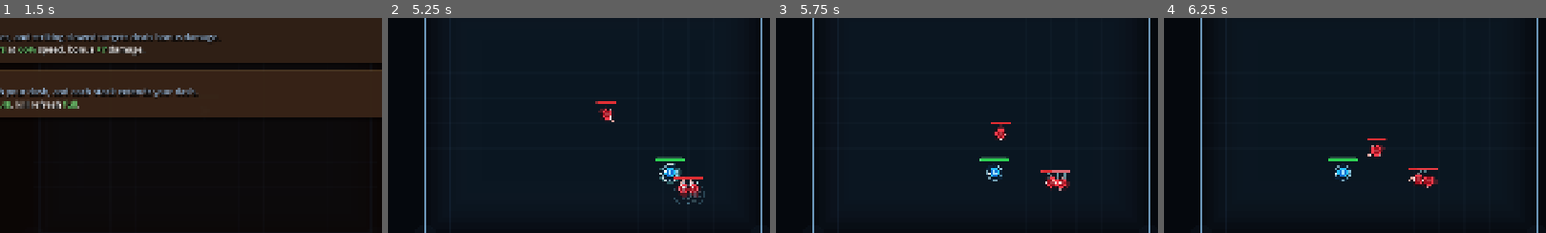
Above: before the commit, frames 1-4 (left to right).
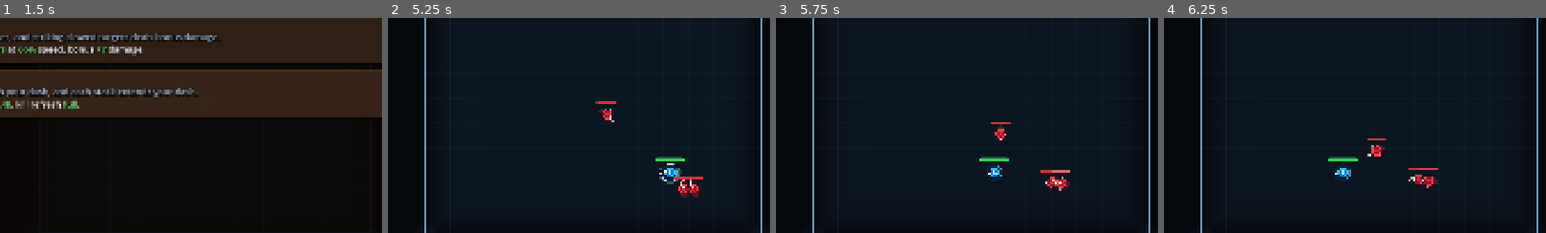
Above: after the commit, the same moments.

Repository: Excellund/AbyssalDescent
Game: Godot game, scene res://scenes/Menu.tscn
Two runs of this game, one before a commit and one after it. Both use one fixed random seed, a clock stepped at 60 frames per second and the inputs below. Sound files missing from this copy of the repository are replaced by a short silence.
Inputs (mouse positions are % of the whole screen's width and height, from its top left):
- Up to frame 1 (1.5 s): click "Begin Descent" at 0.5 s; click (50, 38) at 1.25 s
- Up to frame 2 (5.25 s): tap Enter at 2 s; move the mouse to (72, 45) at 2.02 s; hold D (move_right) 2.03-2.78 s; click (72, 45) at 2.1 s; move the mouse to (30, 55) at 2.77 s; hold S (move_down) 2.78-3.53 s; tap Space (dash) at 2.85, 5.1 s; move the mouse to (60, 28) at 3.52 s; hold D (move_right) 3.53-4.28 s; tap E (interact) at 3.6 s; move the mouse to (45, 70) at 4.27 s; hold W (move_up) 4.28-5.03 s; click (45, 70) at 4.35 s; move the mouse to (80, 65) at 5.02 s; hold A (move_left) from 5.03 s (still down)
- Up to frame 3 (5.75 s): keep holding A (move_left)
- Up to frame 4 (6.25 s): keep holding A (move_left); move the mouse to (20, 35) at 5.77 s; tap E (interact) at 5.85 s
The pictures show only the part of the screen within x 23-73%, y 28-78%; the shares and areas given below are measured in that part.

Frame 1 is identical in both runs. In frame 2, 0.3% of the frame differs, in the area x 71-83%, y 68-87%; in frame 3, 0.1%; in frame 4, less than 0.1%.

Commit message:
Remove debug_apply_test_powers_on_start

Diff:
--- a/scenes/Main.tscn
+++ b/scenes/Main.tscn
@@ -10,7 +10,6 @@
 normal_room_music = ExtResource("2_rarhs")
 boss_room_music = ExtResource("3_vcsgt")
 music_volume_db = -50.0
-debug_apply_test_powers_on_start = true
 debug_start_power_ids = PackedStringArray("wraithstep")
 debug_start_depth = 5
 
